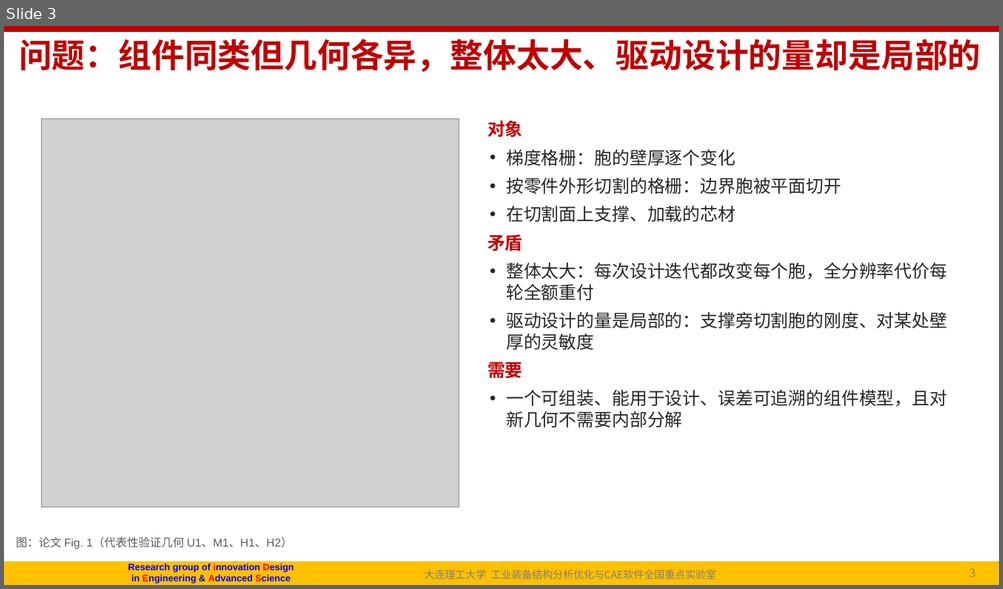
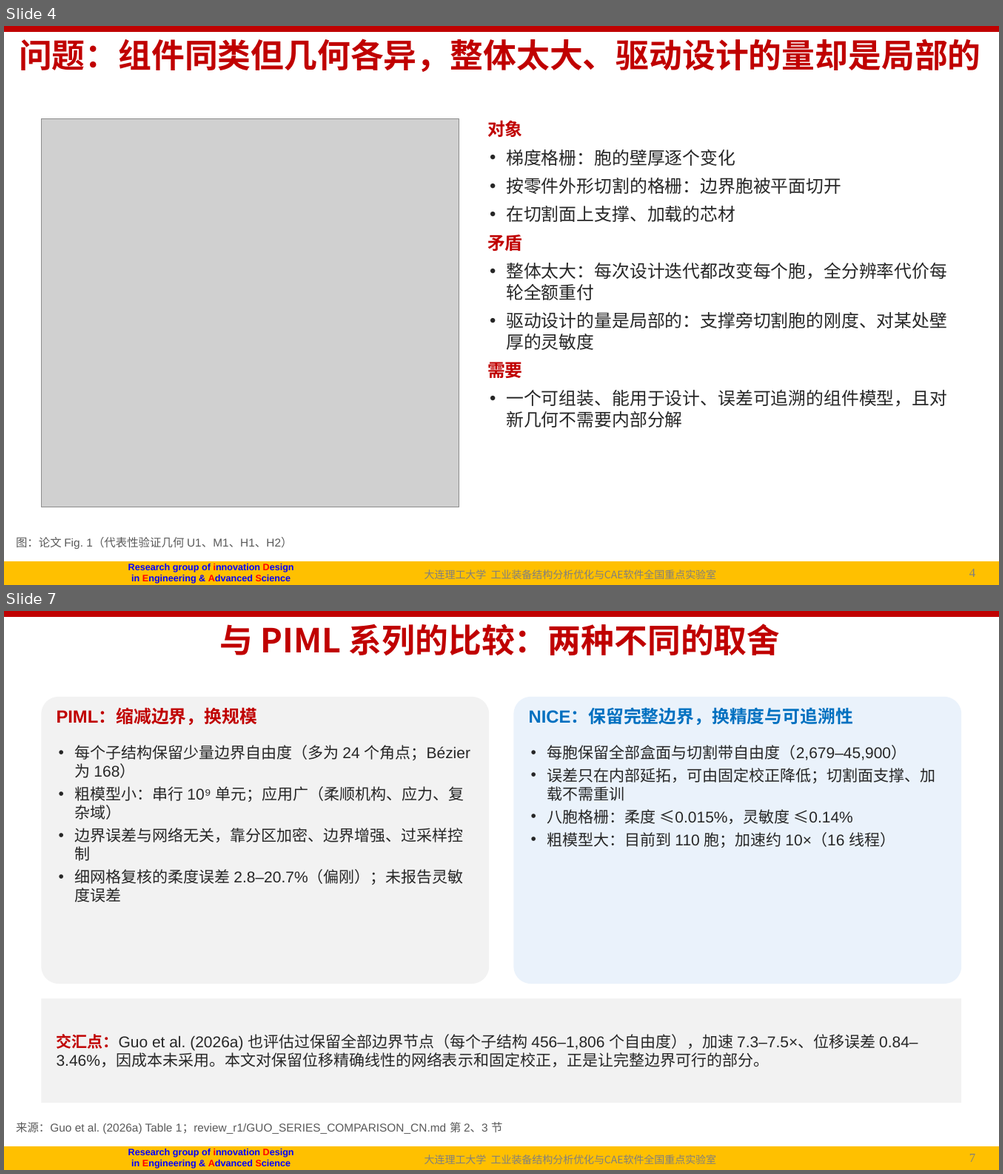
Before and after one commit to fanzhirui1004-source/curly-octo-goggles, a slide deck: docs/followup/talk/P1_NICE_导师汇报_20261003.pptx. Shown one above the other, each under a label of ours: slide 3 before the commit, slides 4 and 7 after it; the slides between them are not shown. The pictures are 1003x589 and 1003x1174 pixels, drawn with LibreOffice and Linux fonts; fonts in the diff are those of the drawing; grey boxes stand for pictures; background and template pictures are left out. Boxes give left, top, right and bottom in pixels: in the first picture for what was removed or moved away, otherwise in the second. Text is boxed around its words. In the diff, an @@ line names an element or a change of style, - is before the commit and + after.

```diff
--- a/docs/followup/talk/P1_NICE_导师汇报_20261003.pptx
+++ b/docs/followup/talk/P1_NICE_导师汇报_20261003.pptx
@@ slide 7 added at [4,611,999,1170], background #FFFFFF; not listed: 6 template elements that a slide beside it also shows @@
@@ title added at [220,624,780,655], 32 pt, text #C00000, bold @@
+与 PIML 系列的比较：两种不同的取舍
@@ rounded rectangle added at [41,697,489,984], fill #F2F2F2 @@
@@ rounded rectangle added at [514,697,962,984], fill #EAF2FB @@
@@ text added at [57,709,258,725], 17 pt, text #C00000, bold @@
+PIML：缩减边界，换规模
@@ text added at [529,709,853,725], 17 pt, text #0070C0, bold @@
+NICE：保留完整边界，换精度与可追溯性
@@ text added at [75,745,470,903], 15 pt, text #262626 @@
+• 每个子结构保留少量边界自由度（多为 24 个角点；Bézier 为 168）
+• 粗模型小：串行 10⁹ 单元；应用广（柔顺机构、应力、复杂域）
+• 边界误差与网络无关，靠分区加密、边界增强、过采样控制
+• 细网格复核的柔度误差 2.8–20.7%（偏刚）；未报告灵敏度误差
@@ text added at [547,745,936,848], 15 pt, text #262626 @@
+• 每胞保留全部盒面与切割带自由度（2,679–45,900）
+• 误差只在内部延拓，可由固定校正降低；切割面支撑、加载不需重训
+• 八胞格栅：柔度 ≤0.015%，灵敏度 ≤0.14%
+• 粗模型大：目前到 110 胞；加速约 10×（16 线程）
@@ rectangle added at [41,999,962,1103], fill #F2F2F2, 15 pt, text #262626 @@
+交汇点：Guo et al. (2026a) 也评估过保留全部边界节点（每个子结构 456–1,806 个自由度），加速 7.3–7.5×、位移误差 0.84–3.46%，因成本未采用。本文对保留位移精确线性的网络表示和固定校正，正是让完整边界可行的部分。
@@ text added at [16,1122,502,1134], 11 pt, text #595959 @@
+来源：Guo et al. (2026a) Table 1；review_r1/GUO_SERIES_COMPARISON_CN.md 第 2、3 节
@@ what was slide 3 is now slide 4 @@
@@ page number at [965,569,991,577]: text changed @@
-3/30
+4/43
@@ page number at [969,569,975,577]: text changed @@
-3
+4
```
Also in this commit, not shown: 8 slides changed, 19 other slides added, 7 slides removed, 2 other files.
